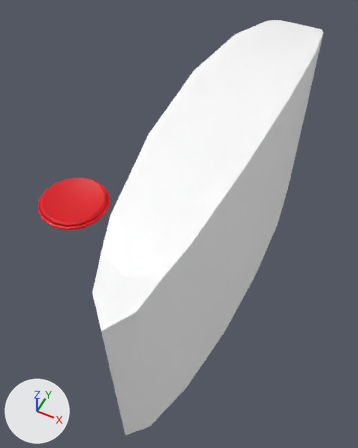
The FBX model models/HSBC Entorno_10_CAPAS_Entrada.fbx as it was, and as the next commit left it.
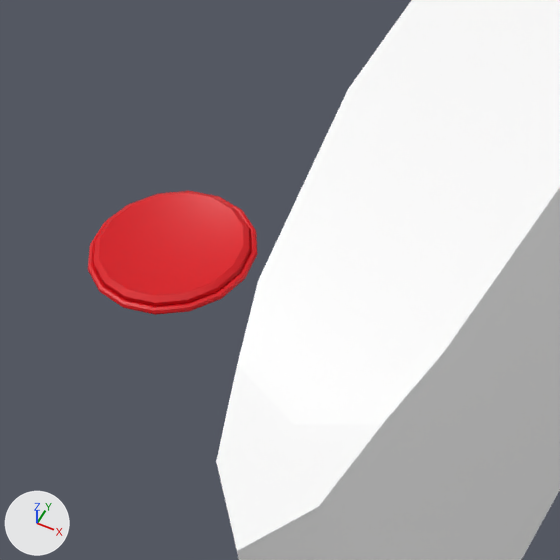
Each version appears first from a 50 mm lens placed at (183.35, -13.65, 14.46), pointed at (177.4, -1.75, -0.42), and next in a close-up on the part from 0% to 67% of the width and 21% to 75% of the height. The axes (+X, +Y, +Z) are drawn at lower left. The lights are the same throughout. Where no turn or scale is listed for an object, it has been applied to the vertices.

In view in the first close-up: 'boton_en_el_piso', 'pCylinder1'.
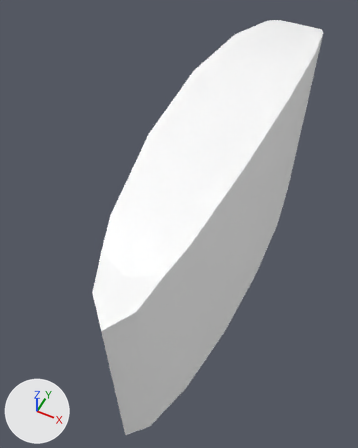
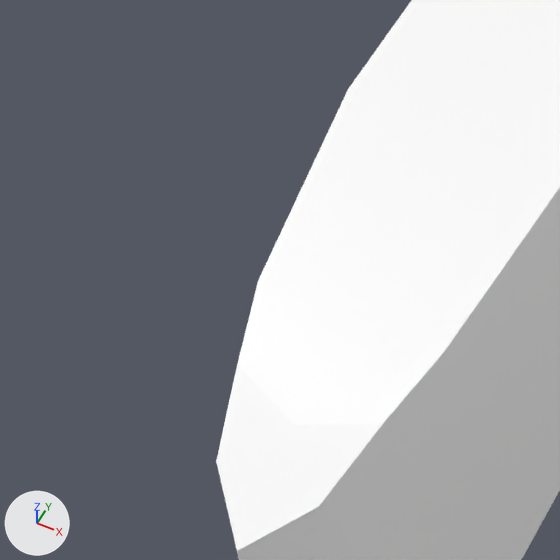
Boxes [x1, y1, x2, y2] around the edits, measured in the close-ups (560 x 560 px):
'boton_en_el_piso', deleted (red)
    before: [88, 191, 257, 315]

Edits to the bpy script that builds the scene:
```text
Remove ob_boton_en_el_piso:
    ob_boton_en_el_piso = bpy.data.objects.new('boton_en_el_piso', me_boton_piso)
    ob_boton_en_el_piso.location = (173.32, -3.03, 0.05)
```
